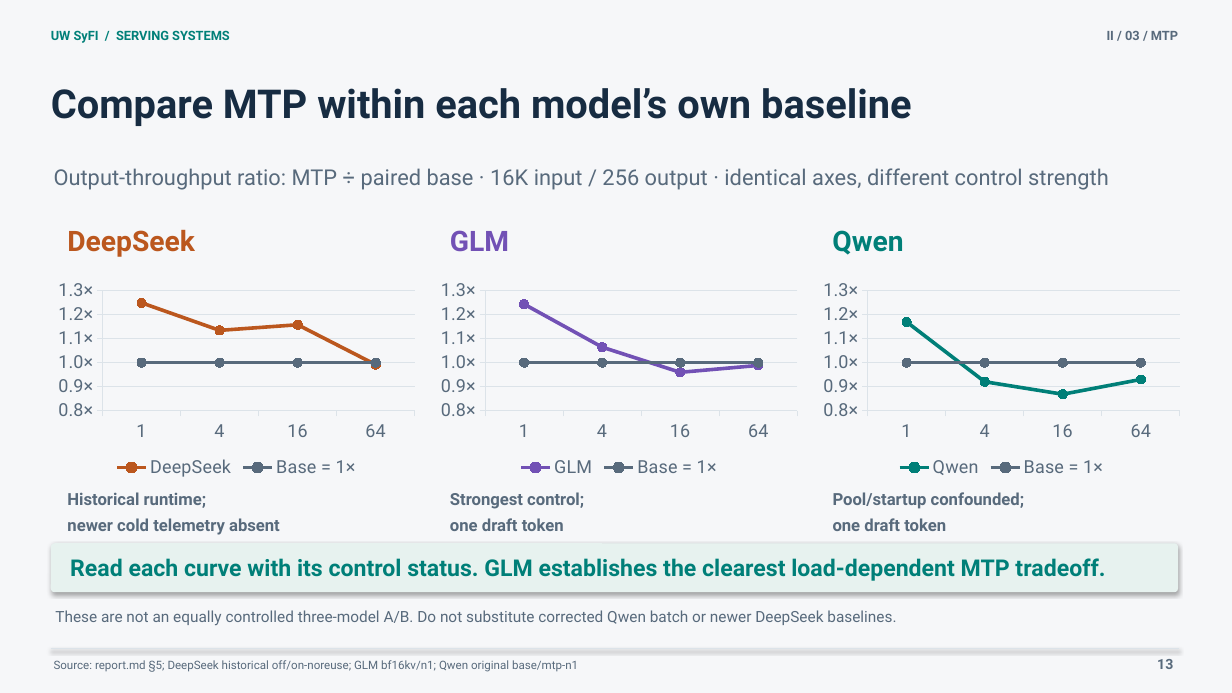
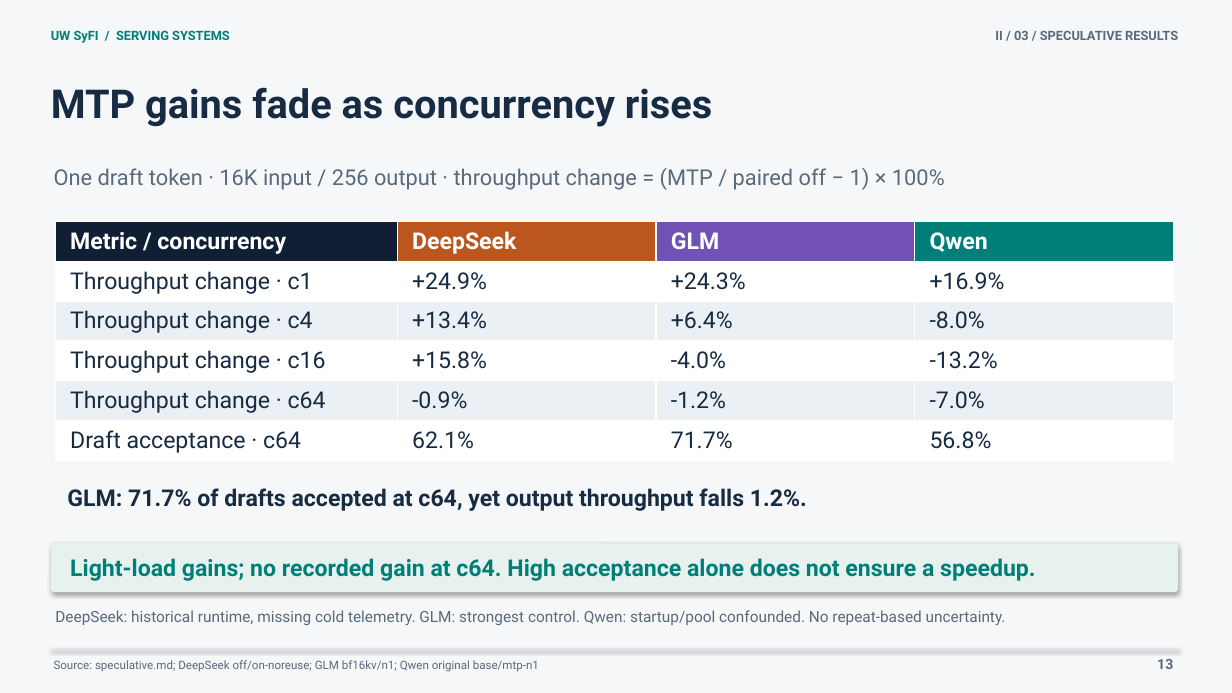
Before and after one commit to tant2tls/llms_frontier_serving, a slide deck: slide 13 of SyFI_ML_Serving_refined.pptx. Drawn at 1232x693 pixels with LibreOffice and Linux fonts; fonts in the diff are those of the drawing. Boxes give left, top, right and bottom in pixels: in the first picture for what was removed or moved away, otherwise in the second. Text is boxed around its words. In the diff, an @@ line names an element or a change of style, - is before the commit and + after.

```diff
--- a/SyFI_ML_Serving_refined.pptx
+++ b/SyFI_ML_Serving_refined.pptx
@@ text at (x1=995, y1=31, x2=1178, y2=40): text changed @@
-II / 03 / MTP
+II / 03 / SPECULATIVE RESULTS
@@ text at (x1=51, y1=87, x2=712, y2=127): text changed @@
-Compare MTP within each model’s own baseline
+MTP gains fade as concurrency rises
@@ text at (x1=54, y1=168, x2=945, y2=190): text changed @@
-Output-throughput ratio: MTP ÷ paired base · 16K input / 256 output · identical axes, different control strength
+One draft token · 16K input / 256 output · throughput change = (MTP / paired off − 1) × 100%
@@ table added at (x1=55, y1=222, x2=1174, y2=460), 6 rows, 4 columns @@
+Metric / concurrency | DeepSeek | GLM | Qwen
+Throughput change · c1 | +24.9% | +24.3% | +16.9%
+Throughput change · c4 | +13.4% | +6.4% | -8.0%
+Throughput change · c16 | +15.8% | -4.0% | -13.2%
+Throughput change · c64 | -0.9% | -1.2% | -7.0%
+Draft acceptance · c64 | 62.1% | 71.7% | 56.8%
@@ text removed at (x1=67, y1=229, x2=195, y2=257) @@
-DeepSeek
@@ text removed at (x1=450, y1=230, x2=509, y2=252) @@
-GLM
@@ text removed at (x1=832, y1=230, x2=903, y2=255) @@
-Qwen
@@ line chart removed at (x1=51, y1=275, x2=422, y2=482) @@
-categories: 1, 4, 16, 64
-DeepSeek: 1.25, 1.13, 1.16, 0.99
-Base = 1×: 1, 1, 1, 1
@@ line chart removed at (x1=433, y1=275, x2=805, y2=482) @@
-categories: 1, 4, 16, 64
-GLM: 1.24, 1.06, 0.96, 0.99
-Base = 1×: 1, 1, 1, 1
@@ line chart removed at (x1=816, y1=275, x2=1188, y2=482) @@
-categories: 1, 4, 16, 64
-Qwen: 1.17, 0.92, 0.87, 0.93
-Base = 1×: 1, 1, 1, 1
@@ text removed at (x1=67, y1=492, x2=280, y2=535) @@
-Historical runtime;
-newer cold telemetry absent
@@ text added at (x1=67, y1=488, x2=807, y2=511), 18 pt, text #172C42, bold @@
+GLM: 71.7% of drafts accepted at c64, yet output throughput falls 1.2%.
@@ text removed at (x1=450, y1=492, x2=584, y2=531) @@
-Strongest control;
-one draft token
@@ text removed at (x1=833, y1=492, x2=1025, y2=531) @@
-Pool/startup confounded;
-one draft token
@@ text at (x1=70, y1=558, x2=1035, y2=581): text changed @@
-Read each curve with its control status. GLM establishes the clearest load-dependent MTP tradeoff.
+Light-load gains; no recorded gain at c64. High acceptance alone does not ensure a speedup.
@@ text at (x1=55, y1=610, x2=1006, y2=625): text changed @@
-These are not an equally controlled three-model A/B. Do not substitute corrected Qwen batch or newer DeepSeek baselines.
+DeepSeek: historical runtime, missing cold telemetry. GLM: strongest control. Qwen: startup/pool confounded. No repeat-based uncertainty.
@@ text at (x1=54, y1=660, x2=539, y2=672): text changed @@
-Source: report.md §5; DeepSeek historical off/on-noreuse; GLM bf16kv/n1; Qwen original base/mtp-n1
+Source: speculative.md; DeepSeek off/on-noreuse; GLM bf16kv/n1; Qwen original base/mtp-n1
```
Also in this commit, not shown: 2 other slides changed, 2 slides added, 2 slides removed, 33 other files.
